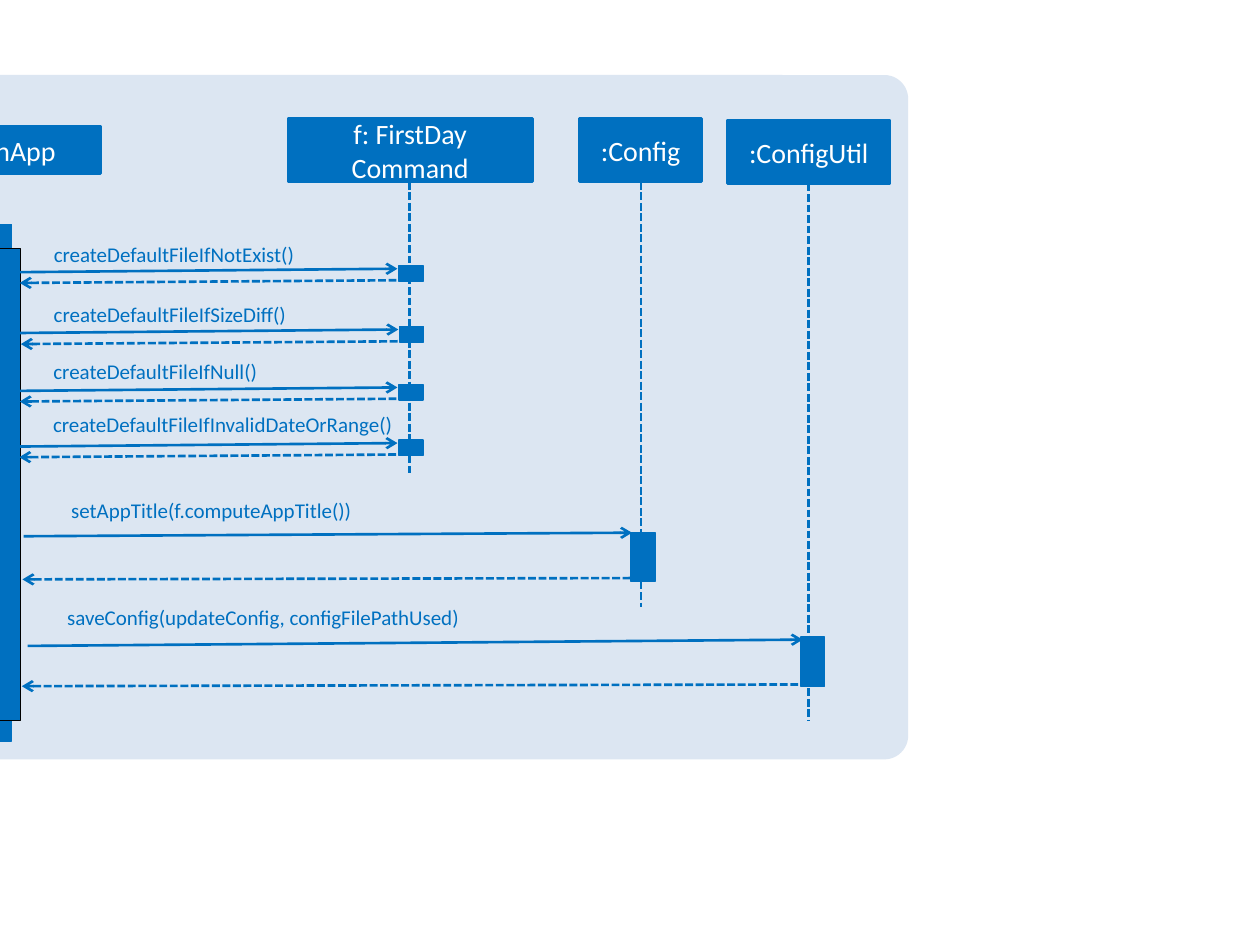
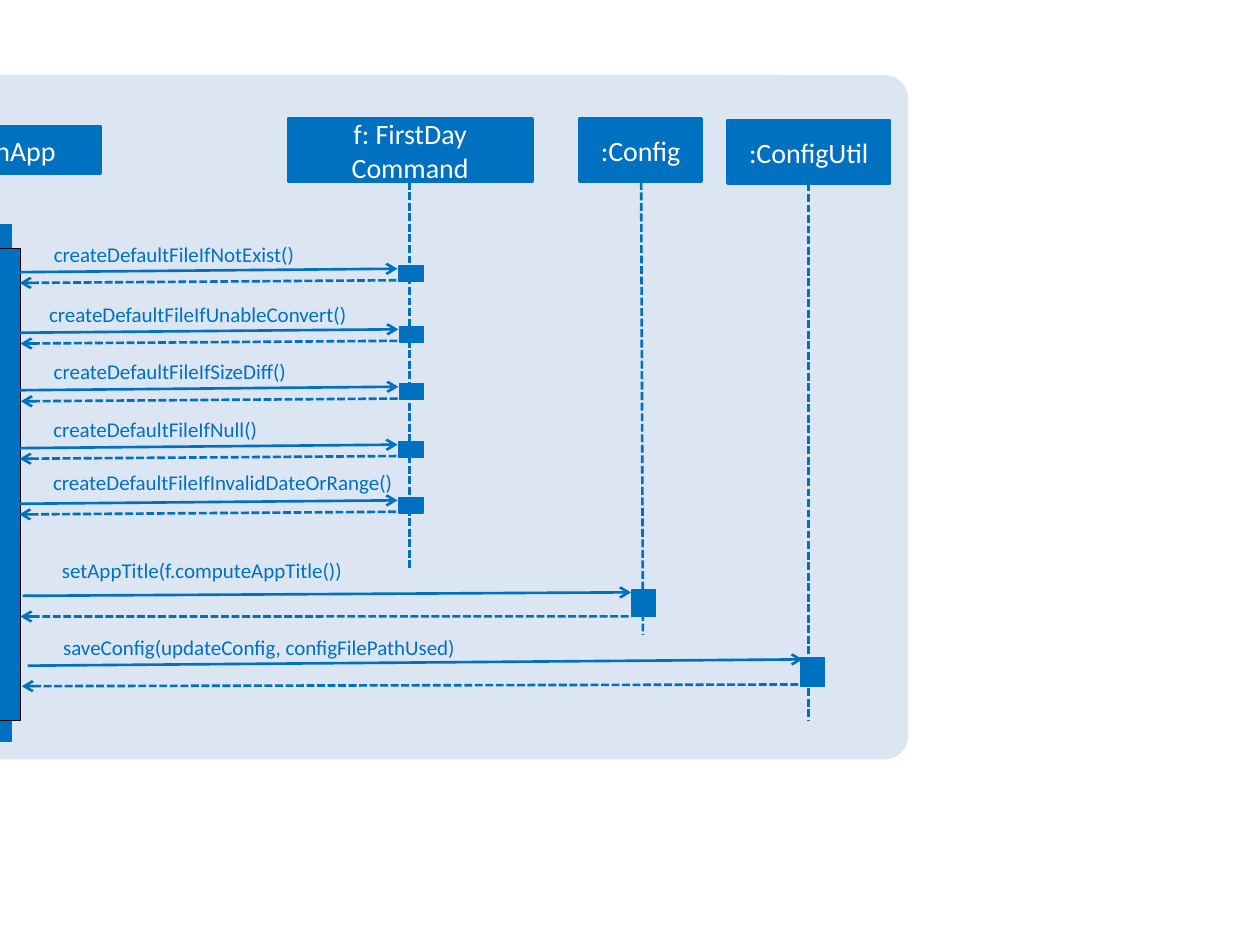
Before and after one commit to nus-cs2103-AY1819S1/addressbook-level4, a slide deck: slide 1 of docs/diagrams/LaunchMainAppSequenceDiagram.pptx. Drawn at 1260x945 pixels with LibreOffice and Linux fonts; fonts in the diff are those of the drawing. Boxes give left, top, right and bottom in pixels: in the first picture for what was removed or moved away, otherwise in the second. Text is boxed around its words. In the diff, an @@ line names an element or a change of style, - is before the commit and + after.

Commit message:
update: MainApp sequence diagram

```diff
--- a/docs/diagrams/LaunchMainAppSequenceDiagram.pptx
+++ b/docs/diagrams/LaunchMainAppSequenceDiagram.pptx
@@ line moved from (410, 181) - (410, 472) to (410, 181) - (410, 570) @@
@@ line moved from (641, 181) - (641, 606) to (641, 181) - (643, 635) @@
@@ text added at <box>49,307,346,325</box>, 12 pt, text #0070C0 @@
+createDefaultFileIfUnableConvert()
@@ rectangle added at <box>399,441,423,457</box>, fill #0070C0, outline #0070C0 0.75 pt @@
@@ 3 arrows, 2 texts: place and size @@
-3 arrows, 2 texts at <box>18,341,401,457</box>
+3 arrows, 2 texts at <box>18,398,401,514</box>
@@ text "setAppTitle(f.computeAppTitle())": place and size @@
-text "setAppTitle(f.computeAppTitle())" at <box>71,503,351,522</box>
+text "setAppTitle(f.computeAppTitle())" at <box>62,563,342,582</box>
@@ 3 arrows, 1 text, 1 rectangle: place and size @@
-3 arrows, 1 text, 1 rectangle at <box>18,307,633,537</box>
+3 arrows, 1 text, 1 rectangle at <box>18,364,631,596</box>
@@ rectangle: place and size @@
-rectangle at <box>631,532,655,581</box>
+rectangle at <box>633,590,656,616</box>
@@ arrow moved from (23, 580) - (630, 578) to (20, 616) - (631, 616) @@
@@ arrow moved from (28, 646) - (803, 640) to (28, 665) - (803, 659) @@
@@ text "saveConfig(updateConfig, configFilePathUsed)": place and size @@
-text "saveConfig(updateConfig, configFilePathUsed)" at <box>67,610,459,629</box>
+text "saveConfig(updateConfig, configFilePathUsed)" at <box>63,640,455,662</box>
@@ rectangle: place and size @@
-rectangle at <box>801,638,825,687</box>
+rectangle at <box>801,658,825,687</box>
```
